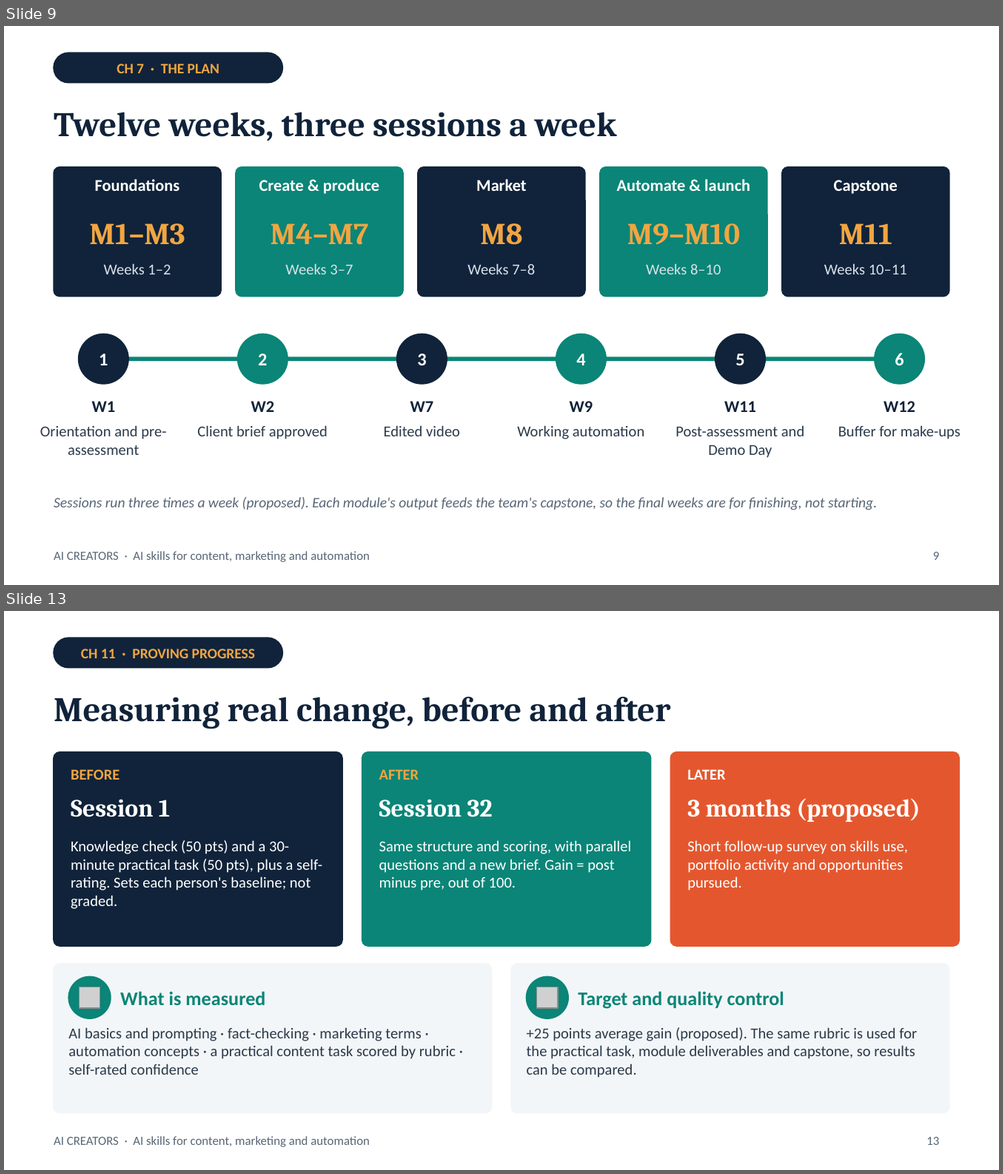
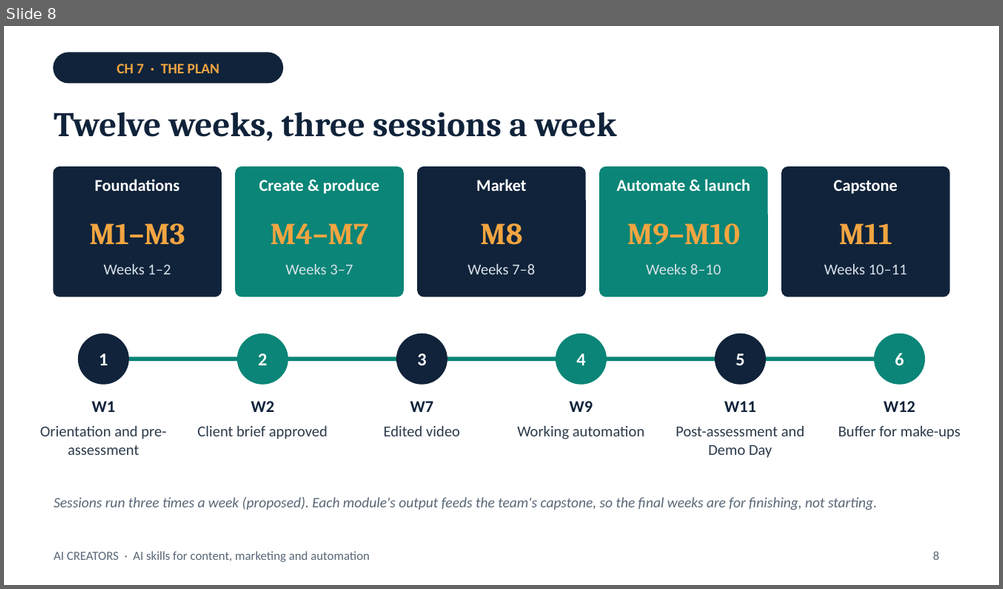
Before and after one commit to Ahmadhj4/Ahmadhj4, a slide deck: training-package/05_HIKAYA_format/AI_Creators_Proposal_EN.pptx. Shown one above the other, each under a label of ours: slides 9 and 13 before the commit, slide 8 after it; the slides between them are not shown. The pictures are 1003x1174 and 1003x589 pixels, drawn with LibreOffice and Linux fonts; fonts in the diff are those of the drawing; grey boxes stand for pictures; background and template pictures are left out. Boxes give left, top, right and bottom in pixels: in the first picture for what was removed or moved away, otherwise in the second. Text is boxed around its words. In the diff, an @@ line names an element or a change of style, - is before the commit and + after.

```diff
--- a/training-package/05_HIKAYA_format/AI_Creators_Proposal_EN.pptx
+++ b/training-package/05_HIKAYA_format/AI_Creators_Proposal_EN.pptx
@@ slide 13 removed at (4,611,999,1170), background #FFFFFF; not listed: 1 template element that a slide beside it also shows @@
@@ rounded rectangle removed at (54,638,282,668) @@
@@ text removed at (81,649,255,658) @@
-CH 11 · PROVING PROGRESS
@@ text removed at (54,697,671,729) @@
-Measuring real change, before and after
@@ rounded rectangle removed at (54,752,342,946) @@
@@ rounded rectangle removed at (362,752,651,946) @@
@@ rounded rectangle removed at (670,752,959,946) @@
@@ text removed at (71,769,119,780) @@
-BEFORE
@@ text removed at (379,769,419,780) @@
-AFTER
@@ text removed at (687,769,725,780) @@
-LATER
@@ text removed at (71,799,170,817) @@
-Session 1
@@ text removed at (379,799,492,817) @@
-Session 32
@@ text removed at (687,798,920,822) @@
-3 months (proposed)
@@ text removed at (71,840,322,909) @@
-Knowledge check (50 pts) and a 30-minute practical task (50 pts), plus a self-rating. Sets each person's baseline; not graded.
@@ text removed at (379,840,632,891) @@
-Same structure and scoring, with parallel questions and a new brief. Gain = post minus pre, out of 100.
@@ text removed at (687,840,908,891) @@
-Short follow-up survey on skills use, portfolio activity and opportunities pursued.
@@ rounded rectangle removed at (54,964,492,1113) @@
@@ rounded rectangle removed at (511,964,949,1113) @@
@@ ellipse removed at (68,977,111,1019) @@
@@ picture removed at (79,988,100,1009) @@
@@ ellipse removed at (526,977,568,1019) @@
@@ picture removed at (537,988,558,1009) @@
@@ text removed at (120,991,265,1005) @@
-What is measured
@@ text removed at (578,991,784,1009) @@
-Target and quality control
@@ text removed at (68,1028,455,1075) @@
-AI basics and prompting · fact-checking · marketing terms · automation concepts · a practical content task scored by rubric · self-rated confidence
@@ text removed at (526,1028,916,1078) @@
-+25 points average gain (proposed). The same rubric is used for the practical task, module deliverables and capstone, so results can be compared.
@@ page number removed at (926,1137,939,1145) @@
-13
@@ what was slide 9 is now slide 8 @@
@@ page number at (933,551,939,560): text changed @@
-9
+8
```
Also in this commit, not shown: 8 slides changed, 3 slides added, 2 other slides removed, 2 other files.
